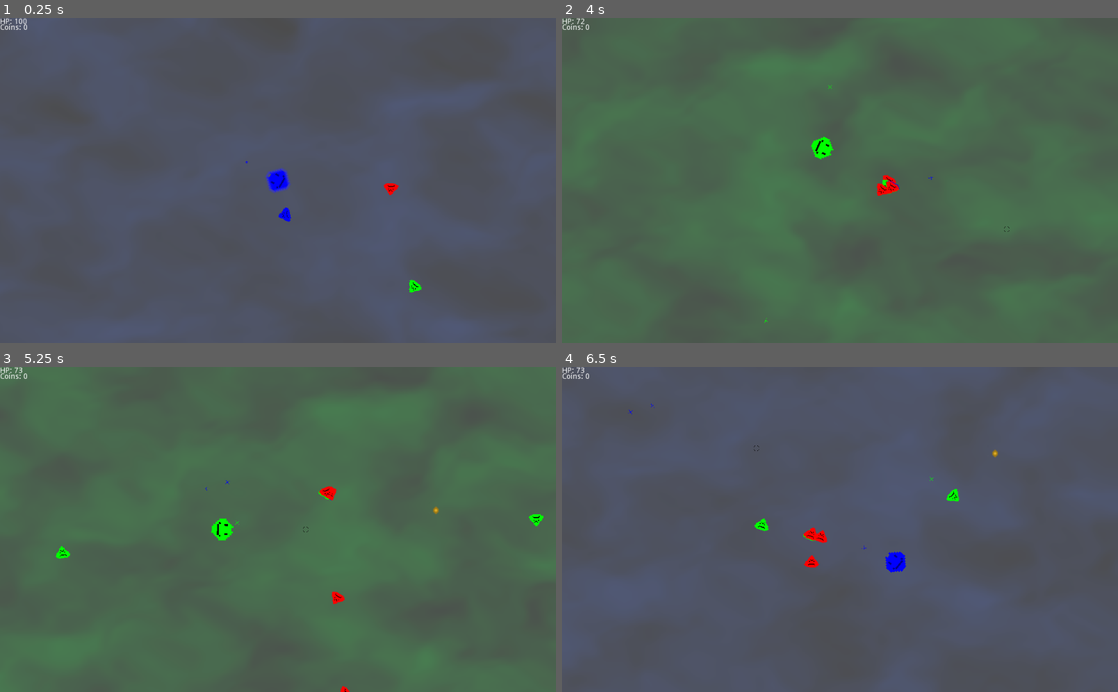
Above: before the commit, frames 1-4 (two rows, left to right).
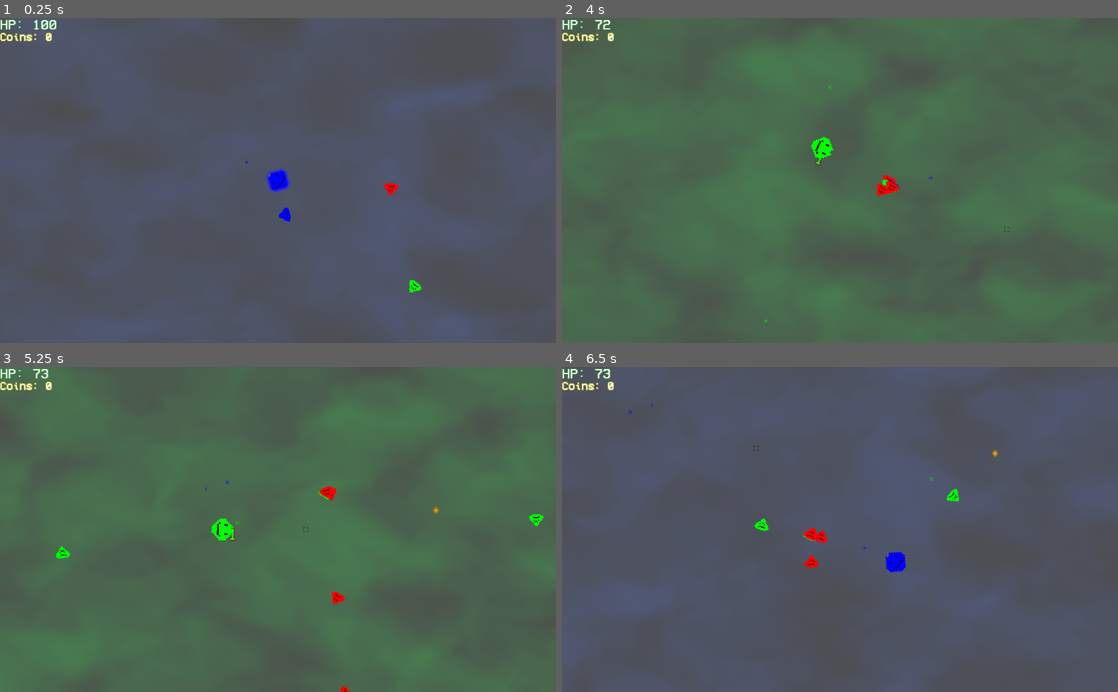
Above: after the commit, the same moments.

Repository: JuanG10/boss
Game: Godot game, scene res://proof of concept.tscn
Same seed, same stepped clock (60 frames per second), same inputs: the game is played once before the commit and once after it. The engine's default icon, where the game draws it, is replaced by a stand-in: a white triangle on a blue panel in a dark square.
Inputs (mouse positions are in pixels of both pictures, inside the frame that each line leads up to):
- Up to frame 1 (0.25 s): no input
- Up to frame 2 (4 s): tap Enter (ui_accept) at 0.5, 0.77, 1.52, 3.02, 3.77 s; move the mouse to (962, 164) at 0.52 s; hold D (right) 0.53-1.28 s; tap E (next_color) at 0.6, 2.1, 3.6 s; move the mouse to (728, 196) at 1.27 s; hold S (down) 1.28-2.03 s; tap Q (previous_color) at 1.35, 2.85 s; move the mouse to (895, 109) at 2.02 s; hold D (right) 2.03-2.78 s; move the mouse to (812, 245) at 2.77 s; hold W (up) 2.78-3.53 s; move the mouse to (1006, 229) at 3.52 s; hold A (left) from 3.53 s (still down)
- Up to frame 3 (5.25 s): move the mouse to (111, 480) at 4.27 s; tap Q (previous_color) at 4.35 s; tap Enter (ui_accept) at 4.52 s; move the mouse to (305, 529) at 5.02 s; release A (left) at 5.03 s; hold S (down) from 5.03 s (still down); tap E (next_color) at 5.1 s
- Up to frame 4 (6.5 s): move the mouse to (756, 448) at 5.77 s; release S (down) at 5.78 s; hold D (right) from 5.78 s (still down); tap Q (previous_color) at 5.85 s; tap Enter (ui_accept) at 6.02 s

The runs differ from the first frame. In frame 1, 0.4% of the frame differs, in the area x 0-11%, y 0-8%; in frame 2, 0.3%; in frame 3, 0.3%; in frame 4, 0.3%.

Commit message:
numerosDeDañoYCuracionFlotantes

Diff:
--- a/Enemies/Explosion.tscn
+++ b/Enemies/Explosion/Explosion.tscn
@@ -1,6 +1,6 @@
 [gd_scene load_steps=10 format=2]
 
-[ext_resource path="res://Enemies/Explosion.gd" type="Script" id=1]
+[ext_resource path="res://Enemies/Explosion/Explosion.gd" type="Script" id=1]
 
 [sub_resource type="CanvasItemMaterial" id=1]
 
--- a/Fondos/Fog/FogBackground.gd
+++ b/Fondos/Fog/FogBackground.gd
@@ -18,4 +18,4 @@
 
 func change_bg_octaves(octaves:int)->void:
 	material.set_shader_param("OCTAVES", octaves + 1)
-	material.set_shader_param("acceleration", (octaves/10.0) + 0.1)
+	material.set_shader_param("acceleration", (octaves/10.0) + 0.5)
--- a/Fondos/Fog/FogShader.tres
+++ b/Fondos/Fog/FogShader.tres
@@ -5,7 +5,7 @@
 
 uniform vec3 color; // AZUL_INICIAL = vec3(0.35, 0.48, 0.95)
 uniform int OCTAVES = 4;
-uniform float acceleration = 0.3;
+uniform float acceleration = 0.7;
 
 float rand(vec2 coord){
 	return fract(sin(dot(coord.xy ,vec2(12.9898,78.233))) * 43758.5453);
@@ -52,4 +52,4 @@
 shader = SubResource( 1 )
 shader_param/color = Vector3( 0.35, 0.45, 0.8 )
 shader_param/OCTAVES = 4
-shader_param/acceleration = 0.3
+shader_param/acceleration = 0.7
--- /dev/null
+++ b/Fonts/FloatingText.gd
@@ -0,0 +1,39 @@
+extends Position2D
+
+onready var label = $Label
+onready var twenn = $Tween
+
+var amount:int
+var type:String
+
+const Y_RANGE = 30
+var side_movement:int
+var velocity:Vector2
+
+var direction:bool
+
+func _ready():
+	label.set_text(str(amount))
+	match type:
+		"Heal":
+			label.set("custom_colors/font_color", Color("2eff27"))
+		"Damage":
+			label.set("custom_colors/font_color", Color("ffa1a1"))
+
+	randomize()
+	direction = bool(randi() % 2)
+	side_movement = randi() % 100
+	velocity = Vector2(side_movement, Y_RANGE)
+
+
+	twenn.interpolate_property(self, 'scale', scale, Vector2(1,1), 0.2, Tween.TRANS_LINEAR, Tween.EASE_OUT)
+	twenn.interpolate_property(self, 'scale', Vector2(1,1), Vector2(0.1,0.1), 0.7, Tween.TRANS_LINEAR, Tween.EASE_OUT, 0.25)
+	twenn.start()
+
+func _process(delta):
+	if direction:
+		position -= velocity * delta
+	else: position += velocity * delta
+
+func _on_Tween_tween_all_completed():
+	self.queue_free()
--- /dev/null
+++ b/Fonts/FloatingText.tscn
@@ -0,0 +1,38 @@
+[gd_scene load_steps=4 format=2]
+
+[ext_resource path="res://Fonts/VCR_OSD_MONO_1.001.ttf" type="DynamicFontData" id=1]
+[ext_resource path="res://Fonts/FloatingText.gd" type="Script" id=2]
+
+[sub_resource type="DynamicFont" id=1]
+size = 20
+outline_size = 1
+outline_color = Color( 0.503906, 0, 0, 0.705882 )
+use_filter = true
+font_data = ExtResource( 1 )
+
+[node name="FloatingText" type="Position2D"]
+show_behind_parent = true
+scale = Vector2( 0.7, 0.7 )
+script = ExtResource( 2 )
+
+[node name="Label" type="Label" parent="."]
+anchor_left = 0.5
+anchor_top = 0.5
+anchor_right = 0.5
+anchor_bottom = 0.5
+margin_left = -25.0
+margin_top = -10.0
+margin_right = 25.0
+margin_bottom = 10.0
+rect_min_size = Vector2( 50, 20 )
+custom_fonts/font = SubResource( 1 )
+custom_colors/font_color = Color( 1, 0.631373, 0.631373, 1 )
+text = "200"
+align = 1
+valign = 1
+__meta__ = {
+"_edit_use_anchors_": false
+}
+
+[node name="Tween" type="Tween" parent="."]
+[connection signal="tween_all_completed" from="Tween" to="." method="_on_Tween_tween_all_completed"]
--- a/Player/Player.gd
+++ b/Player/Player.gd
@@ -1,6 +1,7 @@
 extends Area2D
 
 var Bullet = preload("res://Player/Bullet.tscn")
+const DMG_TEXT = preload("res://Fonts/FloatingText.tscn")
 var label
 var coins
 
@@ -89,11 +90,13 @@
 		health = GlobalVariables.health
 	else:
 		health += x
+		_create_floating_text(x, "Heal")
 	label.on_update(health)
 
 func takeDamage(x):
 	if not isShielded:
 		health -= x
+		_create_floating_text(x, "Damage")
 		label.on_update(health)
 		if health <= 0:
 			get_tree().change_scene("res://UpgradeScreen/UpgradeWindow.tscn")
@@ -127,3 +130,9 @@
 func _on_grab_coin(area):
 	area.grab()
 	coins.on_update()
+
+func _create_floating_text(amount:int, type:String)->void:
+	var text = DMG_TEXT.instance()
+	text.amount = amount
+	text.type = type
+	add_child(text)
--- a/UpgradeScreen/Pannels.gd
+++ b/UpgradeScreen/Pannels.gd
@@ -14,5 +14,6 @@
 	upgradeMainWindow.change_panel_to(fill_mode, next_pos)
 
 func _on_Play_again_button_up():
+	FogBackground.pos = 0
 	FogBackground.change_bg_color_by_position(0)
 	upgradeMainWindow.get_tree().change_scene("res://proof of concept.tscn")
--- a/global_variables.gd
+++ b/global_variables.gd
@@ -1,7 +1,7 @@
 extends Node
 
 var coin = preload("res://Coin.tscn")
-const EXPLOSION = preload("res://Enemies/Explosion.tscn")
+const EXPLOSION = preload("res://Enemies/Explosion/Explosion.tscn")
 
 var points = 110
 
--- a/proof of concept.tscn
+++ b/proof of concept.tscn
@@ -7,6 +7,19 @@
 [ext_resource path="res://cursor.png" type="Texture" id=5]
 [ext_resource path="res://Cursor.gd" type="Script" id=6]
 [ext_resource path="res://Coins.gd" type="Script" id=7]
+[ext_resource path="res://Fonts/VCR_OSD_MONO_1.001.ttf" type="DynamicFontData" id=8]
+
+[sub_resource type="DynamicFont" id=1]
+size = 25
+outline_size = 1
+outline_color = Color( 0.2, 0.568627, 0.239216, 1 )
+font_data = ExtResource( 8 )
+
+[sub_resource type="DynamicFont" id=2]
+size = 20
+outline_size = 1
+outline_color = Color( 0.666667, 0.670588, 0.0823529, 1 )
+font_data = ExtResource( 8 )
 
 [node name="Main" type="Node"]
 script = ExtResource( 3 )
@@ -30,6 +43,7 @@
 [node name="HP" type="Label" parent="Player/CanvasLayer"]
 margin_right = 50.0
 margin_bottom = 14.0
+custom_fonts/font = SubResource( 1 )
 text = "HP: 100"
 script = ExtResource( 2 )
 __meta__ = {
@@ -38,9 +52,10 @@
 
 [node name="Coins" type="Label" parent="Player/CanvasLayer"]
 margin_left = 0.00356674
-margin_top = 11.2791
-margin_right = 51.0036
-margin_bottom = 25.2791
+margin_top = 24.7791
+margin_right = 96.0036
+margin_bottom = 42.7791
+custom_fonts/font = SubResource( 2 )
 text = "Coins: 0"
 script = ExtResource( 7 )
 __meta__ = {
Renamed: Enemies/Explosion.gd -> Enemies/Explosion/Explosion.gd
Not shown: 1 places in proof of concept.tscn that only renumber resources
